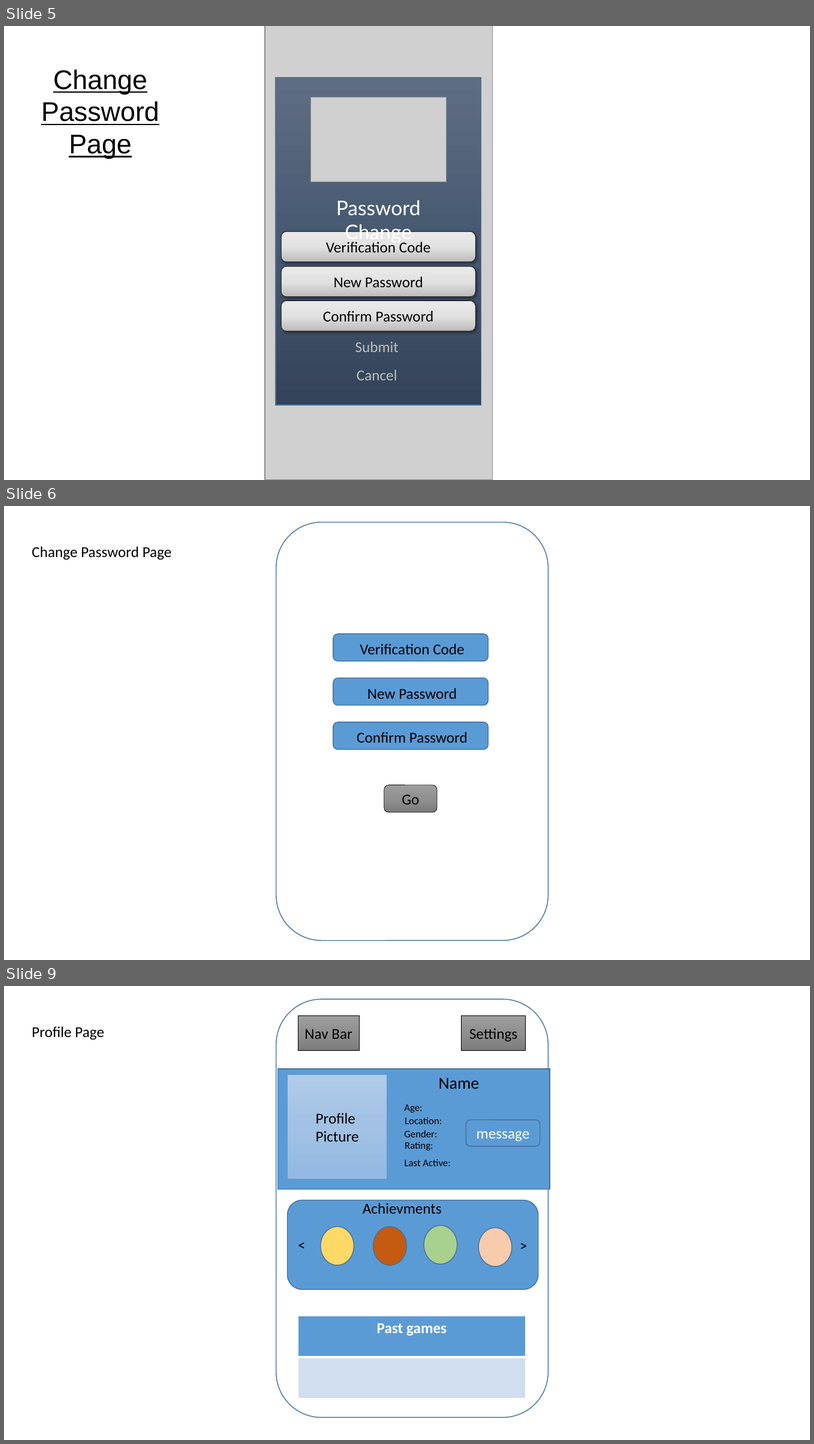
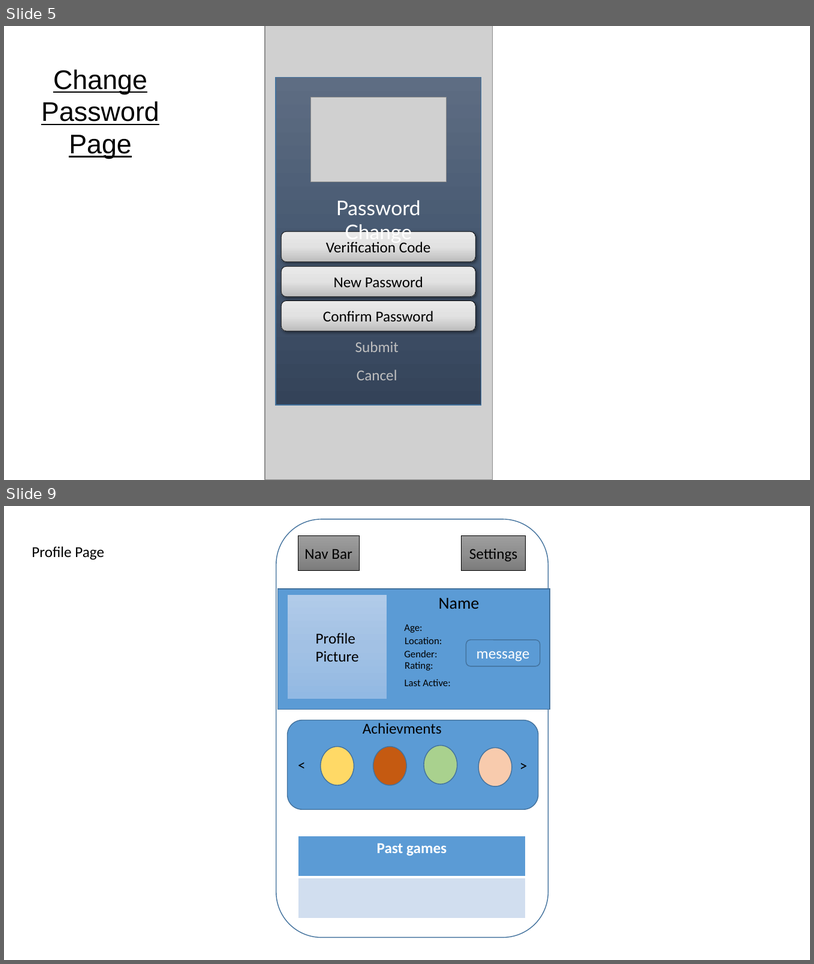
Before and after one commit to gfoudree/whosplayin, a slide deck: Storyboard Design.pptx. Shown one above the other, each under a label of ours: slides 5, 6 and 9 before the commit, slides 5 and 9 after it; the slides between them are not shown. The pictures are 814x1444 and 814x964 pixels, drawn with LibreOffice and Linux fonts; fonts in the diff are those of the drawing; grey boxes stand for pictures. Boxes give left, top, right and bottom in pixels: in the first picture for what was removed or moved away, otherwise in the second. Text is boxed around its words. In the diff, an @@ line names an element or a change of style, - is before the commit and + after.

```diff
--- a/Storyboard Design.pptx
+++ b/Storyboard Design.pptx
@@ slide 6 removed at bbox=[4, 506, 810, 960], background #FFFFFF @@
@@ rounded rectangle removed at bbox=[276, 522, 548, 940] @@
@@ text removed at bbox=[32, 546, 172, 560] @@
-Change Password Page
@@ rounded rectangle removed at bbox=[333, 634, 489, 661] @@
@@ text removed at bbox=[360, 643, 464, 654] @@
-Verification Code
@@ rounded rectangle removed at bbox=[333, 678, 489, 705] @@
@@ text removed at bbox=[368, 688, 457, 699] @@
-New Password
@@ rounded rectangle removed at bbox=[333, 722, 489, 749] @@
@@ text removed at bbox=[357, 732, 468, 742] @@
-Confirm Password
@@ rounded rectangle removed at bbox=[384, 785, 438, 812] @@
-Go
```
Also in this commit, not shown: 3 slides added, 2 other slides removed, 1 other file.
